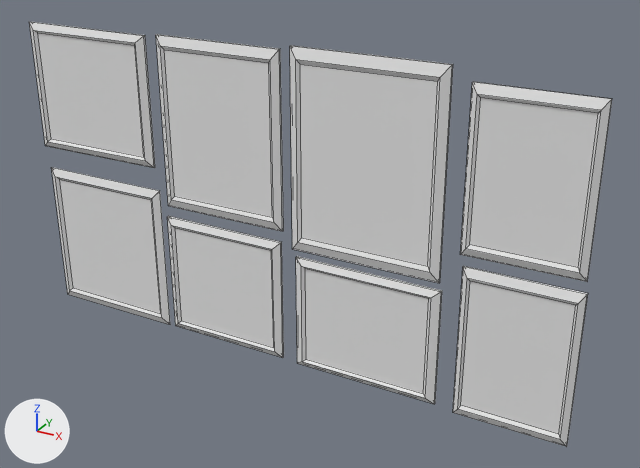
Before and after pictures for a commit that changed the Blender file Assets/@MyAssets/Props/Paints/horror-paintings-zdzislaw-beksinski/source/Paintings/Paintings.blend.
Rendered twice from a 50 mm lens placed at (12.9, -21.5, 11.6), pointed at (0.8, 0.4, 0.6). Lighting does not change. The marker at lower left points along +X, +Y and +Z. Mesh edges are drawn as thin lines.

The scene before the commit, as lines of its bpy script (objects in view):
```python
ob_plane_001 = bpy.data.objects.new('Plane.001', me_plane_009)
ob_plane_001.location = (-7.55, 0.04, 4.02)
ob_plane_001.rotation_euler = (1.571, 0.0, 0.0)  # degrees (90, 0, 0)
ob_plane_002 = bpy.data.objects.new('Plane.002', me_plane_010)
ob_plane_002.location = (-7.38, 0.03, -1.43)
ob_plane_002.rotation_euler = (1.571, 0.0, 0.0)  # degrees (90, 0, 0)
ob_plane_003 = bpy.data.objects.new('Plane.003', me_plane_004)
ob_plane_003.location = (7.25, 0.04, 3.56)
ob_plane_003.rotation_euler = (1.571, -1.571, 0.0)  # degrees (90, -90, 0)
ob_plane_004 = bpy.data.objects.new('Plane.004', me_plane_011)
ob_plane_004.location = (2.61, 0.04, -2.07)
ob_plane_004.rotation_euler = (1.571, 0.0, 0.0)  # degrees (90, 0, 0)
ob_plane_005 = bpy.data.objects.new('Plane.005', me_plane_012)
ob_plane_005.location = (-2.54, 0.04, -1.86)
ob_plane_005.rotation_euler = (1.571, 0.0, 0.0)  # degrees (90, 0, 0)
ob_plane_006 = bpy.data.objects.new('Plane.006', me_plane_013)
ob_plane_006.location = (-2.47, 0.04, 3.43)
ob_plane_006.rotation_euler = (1.571, 0.0, 0.0)  # degrees (90, 0, 0)
ob_plane_007 = bpy.data.objects.new('Plane.007', me_plane_014)
ob_plane_007.location = (2.51, 0.04, 3.24)
ob_plane_007.rotation_euler = (1.571, 0.0, 0.0)  # degrees (90, 0, 0)
ob_plane_008 = bpy.data.objects.new('Plane.008', me_plane_015)
ob_plane_008.location = (7.33, 0.04, -1.66)
ob_plane_008.rotation_euler = (1.571, -1.571, 0.0)  # degrees (90, -90, 0)
```
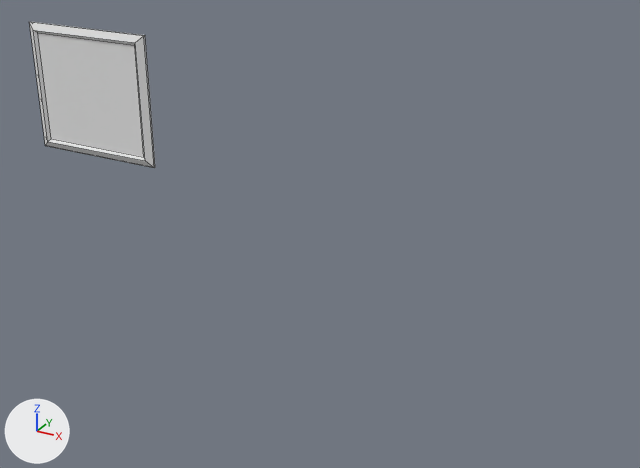
The newer file is also turned or shifted as a whole; pictures and numbers use the older file's frame.

The edits, one by one:
Object 'Plane.003' (ob_plane_003) is deleted.
Object 'Plane.002' (ob_plane_002) is deleted.
Object 'Plane.004' (ob_plane_004) is deleted.
Object 'Plane.005' (ob_plane_005) is deleted.
Object 'Plane.006' (ob_plane_006) is deleted.
Object 'Plane.007' (ob_plane_007) is deleted.
Object 'Plane.008' (ob_plane_008) is deleted.

What differs and where, as boxes (x1, y1, x2, y2) in the pictures (640 x 468 px):
'Plane.007', deleted
    before: (290, 45, 453, 283)
'Plane.003', deleted
    before: (460, 82, 612, 282)
'Plane.006', deleted
    before: (156, 34, 284, 231)
'Plane.008', deleted
    before: (453, 266, 588, 447)
'Plane.004', deleted
    before: (296, 256, 442, 404)
'Plane.002', deleted
    before: (51, 167, 170, 325)
'Plane.005', deleted
    before: (167, 216, 284, 358)
